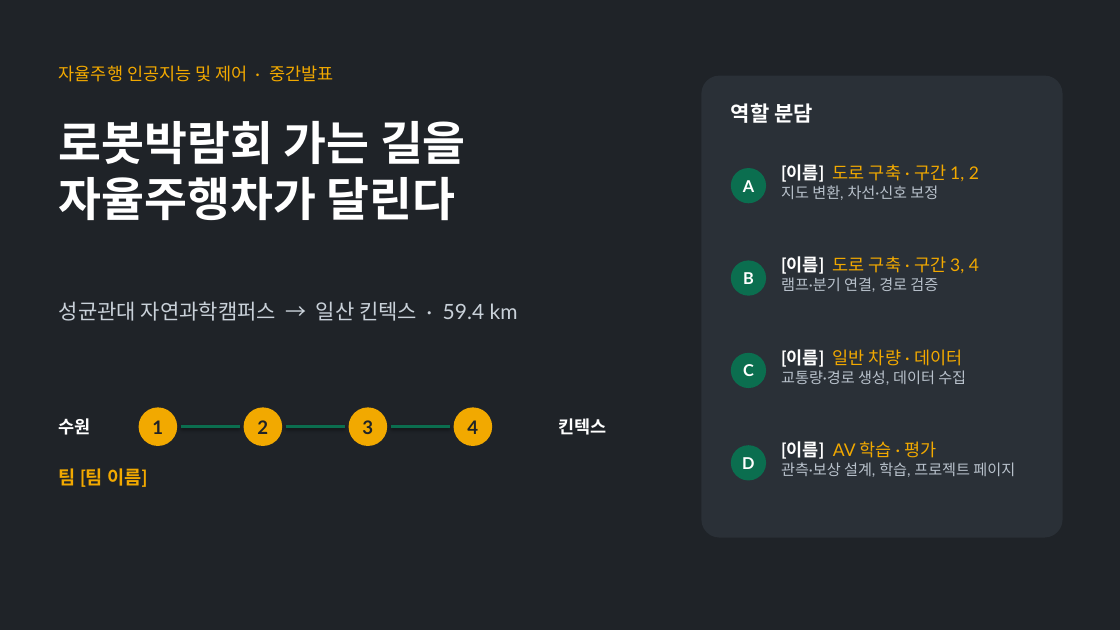
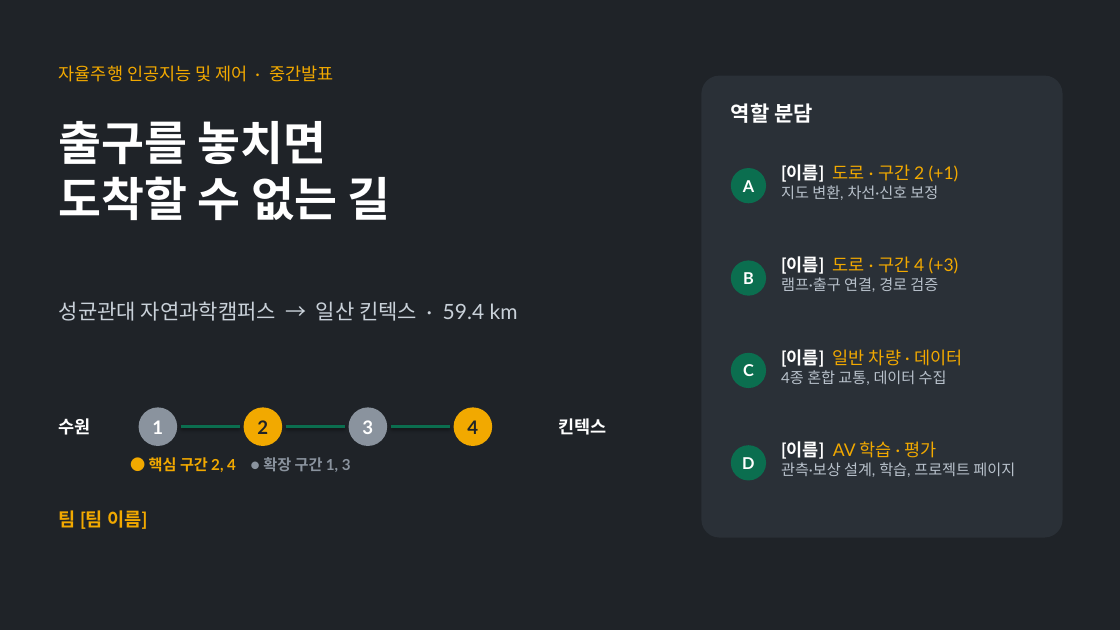
Before and after one commit to heerohyoon/skku-kintex-av, a slide deck: slide 1 of presentation/midterm_draft.pptx. Drawn at 1120x630 pixels with LibreOffice and Linux fonts; fonts in the diff are those of the drawing. Boxes give left, top, right and bottom in pixels: in the first picture for what was removed or moved away, otherwise in the second. Text is boxed around its words. In the diff, an @@ line names an element or a change of style, - is before the commit and + after.

Commit message:
방향 수정: 핵심 2구간 + 확장 2구간, 기본 데이터 유지 + 기준별 추가 항목

```diff
--- a/presentation/midterm_draft.pptx
+++ b/presentation/midterm_draft.pptx
@@ text at <box>59,121,391,220</box>: text changed @@
-로봇박람회 가는 길을
-자율주행차가 달린다
+출구를 놓치면
+도착할 수 없는 길
@@ text at <box>781,164,959,182</box>: text changed @@
-[이름] 도로 구축 · 구간 1, 2
+[이름] 도로 · 구간 2 (+1)
@@ text at <box>781,256,959,292</box>: text changed @@
-[이름] 도로 구축 · 구간 3, 4
-램프·분기 연결, 경로 검증
+[이름] 도로 · 구간 4 (+3)
+램프·출구 연결, 경로 검증
@@ text at <box>781,370,947,385</box>: text changed @@
-교통량·경로 생성, 데이터 수집
+4종 혼합 교통, 데이터 수집
@@ ellipse "1" at <box>139,408,177,446</box>: text colour #1F2328 to #FFFFFF; fill #F2A900 to #8A939E @@
@@ ellipse "3" at <box>349,408,387,446</box>: text colour #1F2328 to #FFFFFF; fill #F2A900 to #8A939E @@
@@ text added at <box>149,457,351,472</box>, 13 pt, text #F2A900, bold @@
+● 핵심 구간 2, 4 ● 확장 구간 1, 3
@@ text "팀 [팀 이름]": place and size @@
-text "팀 [팀 이름]" at <box>59,468,147,488</box>
+text "팀 [팀 이름]" at <box>59,510,147,530</box>
```
Also in this commit, not shown: 4 other slides changed, 3 other files.
